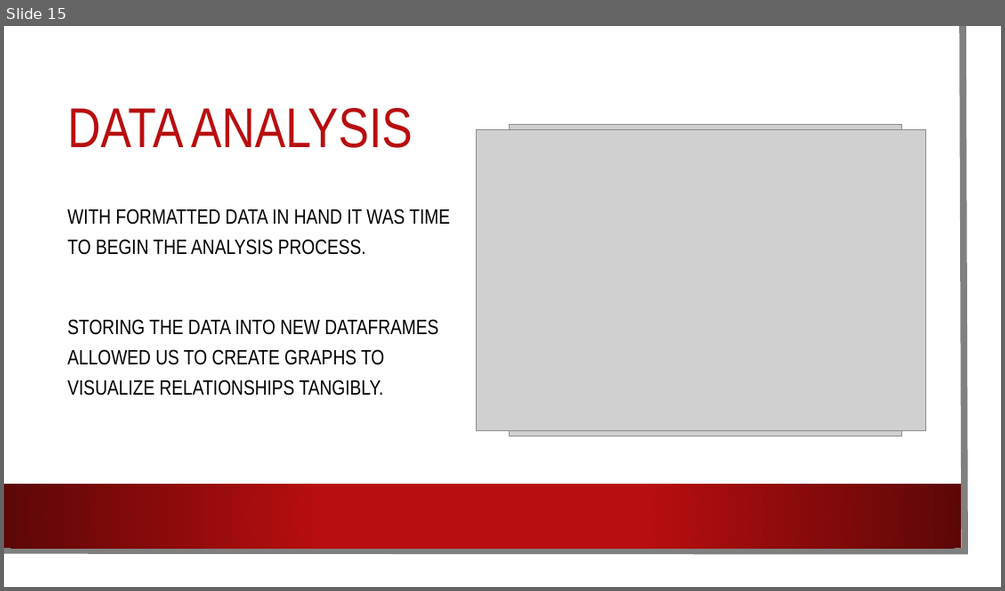
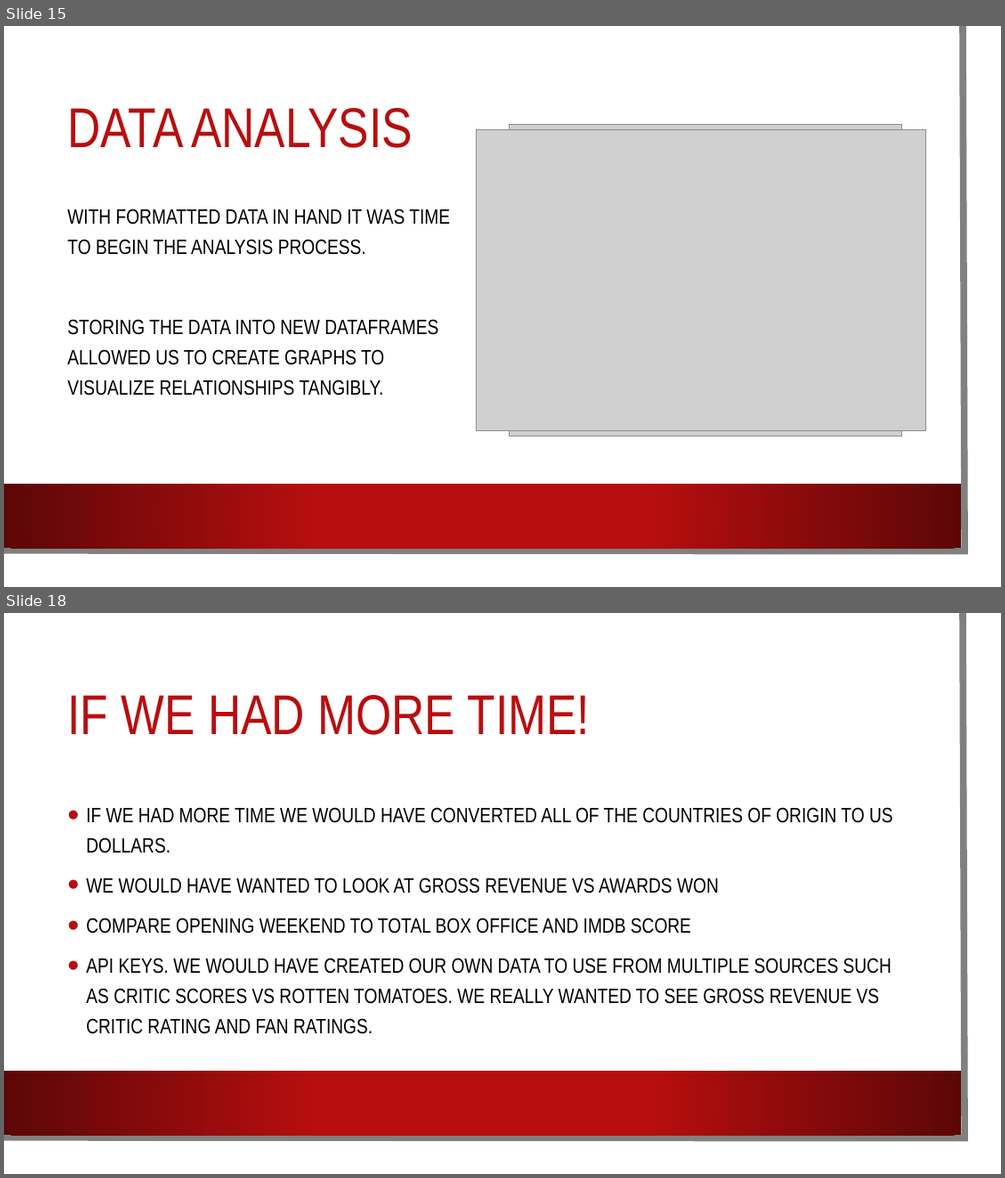
Before and after one commit to mlubin2/Movie_Project, a slide deck: Movie PP.pptx. Shown one above the other, each under a label of ours: slide 15 before the commit, slides 15 and 18 after it; the slides between them are not shown. The pictures are 1005x591 and 1005x1178 pixels, drawn with LibreOffice and Linux fonts; fonts in the diff are those of the drawing; grey boxes stand for pictures; background and template pictures are left out. Boxes give left, top, right and bottom in pixels: in the first picture for what was removed or moved away, otherwise in the second. Text is boxed around its words. In the diff, an @@ line names an element or a change of style, - is before the commit and + after.

```diff
--- a/Movie PP.pptx
+++ b/Movie PP.pptx
@@ slide 18 added at bbox=[4, 613, 1001, 1174], background picture (left out); not listed: 3 template elements that a slide beside it also shows @@
@@ title added at bbox=[67, 695, 591, 735], 54 pt, text #B80E0F @@
+IF WE HAD MORE TIME!
@@ text added at bbox=[86, 807, 893, 1034], 20 pt, text #000000 @@
+• IF WE HAD MORE TIME WE WOULD HAVE CONVERTED ALL OF THE COUNTRIES OF ORIGIN TO US DOLLARS.
+• WE WOULD HAVE WANTED TO LOOK AT GROSS REVENUE VS AWARDS WON
+• COMPARE OPENING WEEKEND TO TOTAL BOX OFFICE AND IMDB SCORE
+• API KEYS. WE WOULD HAVE CREATED OUR OWN DATA TO USE FROM MULTIPLE SOURCES SUCH AS CRITIC SCORES VS ROTTEN TOMATOES. WE REALLY WANTED TO SEE GROSS REVENUE VS CRITIC RATING AND FAN RATINGS.
```
Also in this commit, not shown: 3 other slides added.
